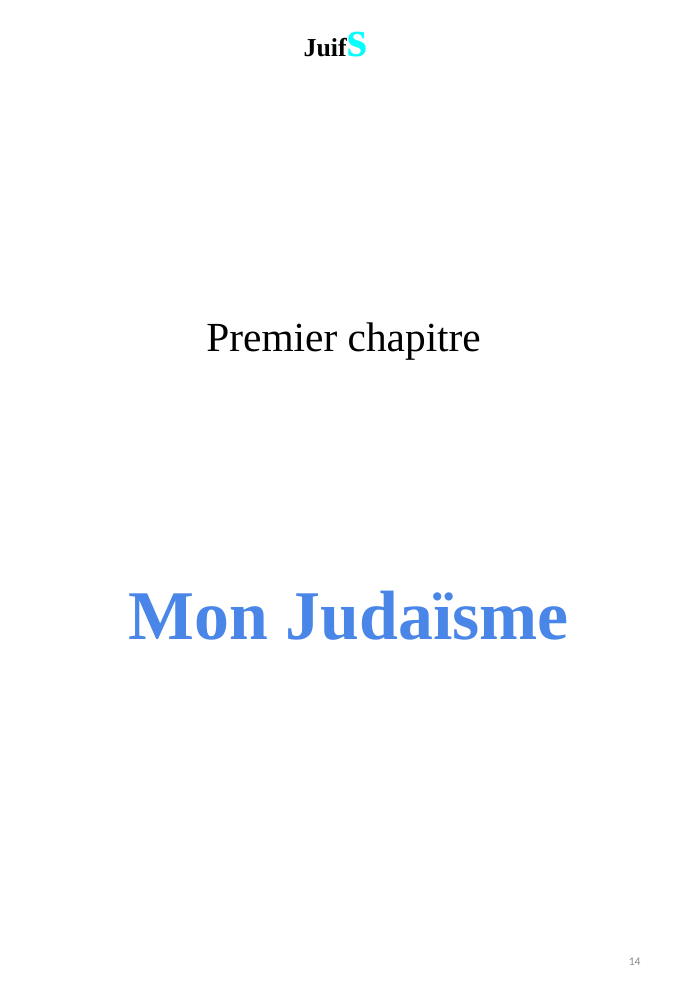
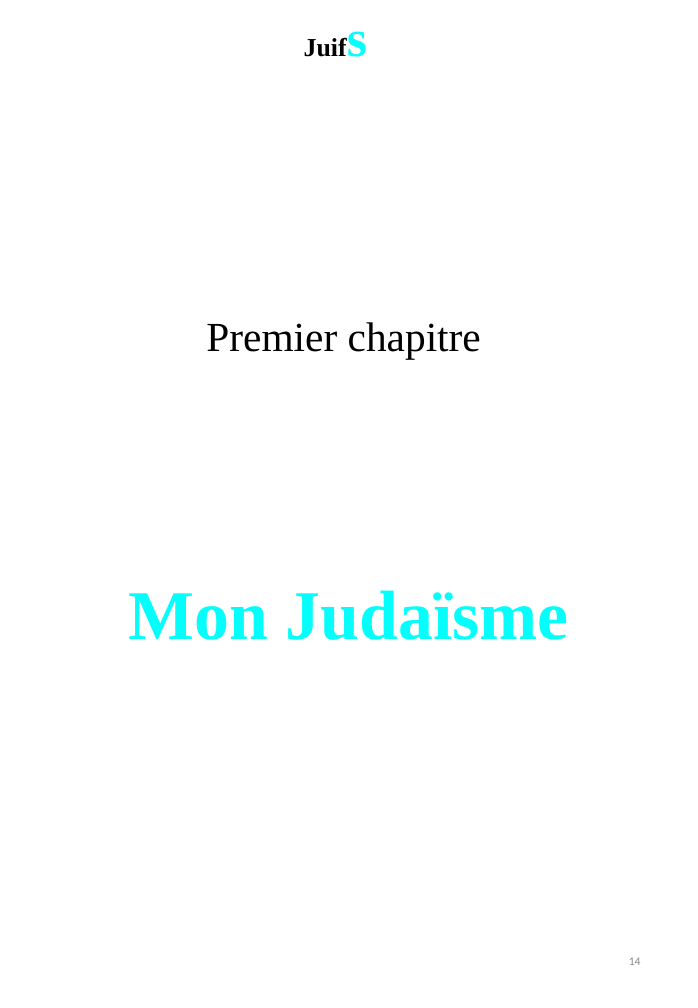
Before and after one commit to BenjaminLOUIS84/e_commerce, a slide deck: slide 14 of e_commerce/public/ppsx/tome2.ppsx. Drawn at 698x1008 pixels with LibreOffice and Linux fonts; fonts in the diff are those of the drawing. Boxes give left, top, right and bottom in pixels: in the first picture for what was removed or moved away, otherwise in the second. Text is boxed around its words. In the diff, an @@ line names an element or a change of style, - is before the commit and + after.

```diff
--- a/e_commerce/public/ppsx/tome2.ppsx
+++ b/e_commerce/public/ppsx/tome2.ppsx
@@ text at (x1=129, y1=590, x2=569, y2=640): text colour #4A86E8 to #04FEFC in "Mon Judaïsme" @@
```
Also in this commit, not shown: 2 other slides changed, 80 slides added.
